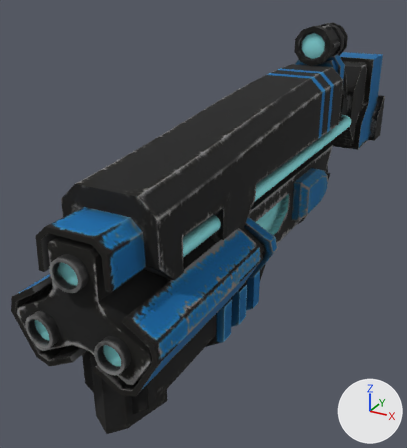
Renders of the glTF model app/models/shotgun.glb from each side of a commit.
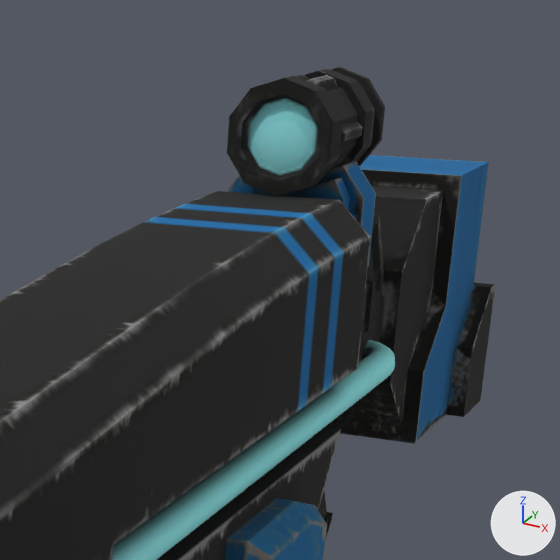
Each version appears first whole from a camera (50 mm lens) standing at (0.208, -0.464, 0.243) and looking at (-0.053, 0.012, 0.005), and next in a close-up on the part from 54% to 100% of the width and 0% to 42% of the height. The axes (+X, +Y, +Z) are drawn at lower right. The lights are the same throughout. Where no turn or scale is listed for an object, it has been applied to the vertices. Vertices at the same position are counted once.

Script lines for the objects in view, before the commit:
```python
me_polysurface83 = bpy.data.meshes.new('polySurface83')
me_polysurface83.from_pydata(...)  # 1829 vertices, 3435 faces; spans x -0.061..0.061, y -0.251..0.394, z -0.064..0.193
me_polysurface83.materials.append(mat_lambert1)
# before: 99 (0.031, 0.394, 0.082) at pixel (478, 282), 210 (0.04, 0.394, 0.082) at pixel (495, 284), 362 (0.04, 0.385, 0.082) at pixel (491, 287), 812 (0.031, 0.385, 0.082) at pixel (473, 285), 923 (0.031, 0.394, 0.058)
# before: 1433 (0.04, 0.394, 0.058) at pixel (489, 334), 1820 (0.04, 0.385, 0.058) at pixel (485, 337)
ob_shotgun = bpy.data.objects.new('shotgun', me_polysurface83)
ob_shotgun.location = (0.0, 0.0, 0.0)
```
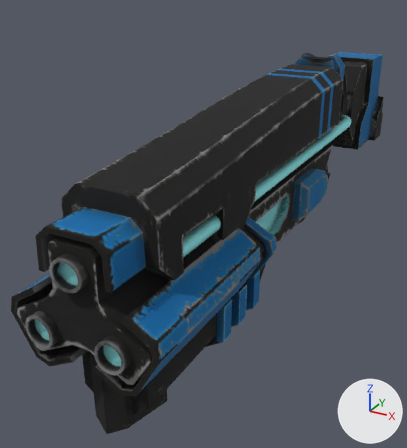
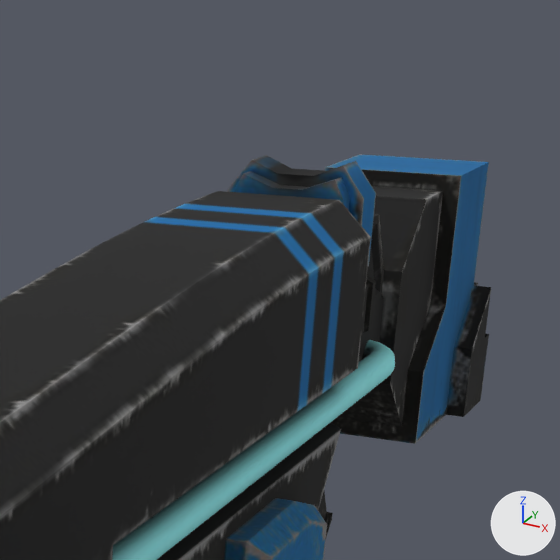
What differs and where, as boxes [x1, y1, x2, y2] in the close-ups (560 x 560 px):
'shotgun', reshaped
    before: [0, 67, 495, 560]
    after: [0, 154, 491, 560]
part 1 of me_polysurface83, deleted
    before: [227, 67, 385, 196]
part 2 of me_polysurface83, deleted
    before: [474, 283, 495, 337]

What the commit changed:
me_polysurface83 is used by ob_shotgun; location (0.0, 0.0, 0.0).
Verts and faces of me_polysurface83; kept vertices keep their numbers, new ones are numbered from 1829.
me_polysurface83 had 1829 vertices, 3435 faces and spanned x -0.061..0.061, y -0.251..0.394, z -0.064..0.193.
me_polysurface83 now has 1624 vertices, 3025 faces and spans x -0.061..0.061, y -0.251..0.394, z -0.064..0.16.
me_polysurface83 part 1: the loose piece of 204 vertices spanning x -0.02..0.02, y 0.164..0.239, z 0.151..0.193 is deleted.
Part 2, on me_polysurface83:
Vertices deleted: 210 (with the faces that use them).
Faces deleted: (99, 1433, 923), (99, 812, 362).
